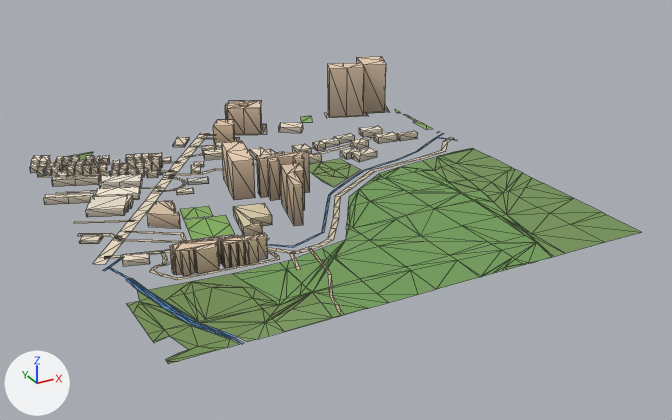
The glTF model public/assets/bengaluru-region-v1/tiles/t32_-12-l0.glb: old version first, new version second.
Both versions are drawn from a camera (50 mm lens) standing at (15818.0, -6600.0, 400.0) and looking at (16270.0, -5778.0, -11.0). Lighting does not change. The marker at lower left points along +X, +Y and +Z. The first picture is the older version. Mesh edges are drawn as thin lines. Vertices at exactly the same position are counted once.

Objects in the first picture: 'building', 'ground', 'water'.
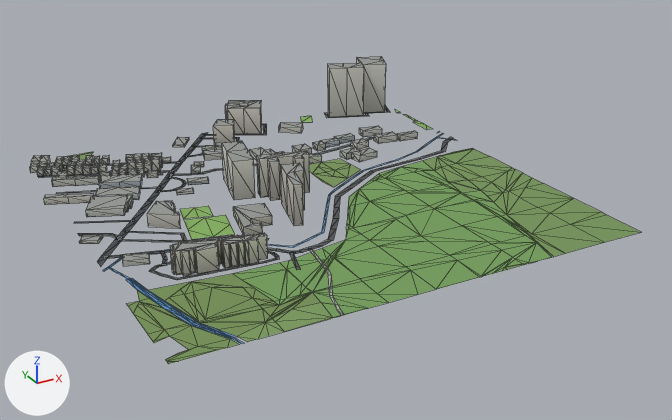
Boxes [x1, y1, x2, y2] around the edits, measured in the pictures (672 x 420 px; the box of a moved part takes in the faces that stretch with it):
part 1 of me_building, recoloured: [30, 56, 418, 276] in both
part 2 of me_ground, rebuilt: before [93, 133, 209, 264]; after [97, 132, 208, 266]
part 3 of me_ground, moved or reshaped: before [258, 105, 389, 135]; after [258, 105, 390, 135]
part 4 of me_ground, recoloured: [56, 107, 454, 310] in both

What the commit changed:
me_building is used by ob_building; location (16000.0, -6000.0, 0.0).
me_building had 992 vertices, 1324 faces and spanned x -11.0..498.0, y 126.0..518.0, z 0.0..69.0.
me_building now has 992 vertices, 1646 faces and spans x -11.0..498.0, y 126.0..518.0, z 0.0..69.0.
me_building part 1: 1324 kept faces spanning x -11.0..498.0, y 126.0..518.0, z 0.0..69.0 get new vertex colours.
Edits to the shape of me_building do not show in these pictures.
me_ground is used by ob_ground; location (16000.0, -6000.0, 0.0).
me_ground had 683 vertices, 743 faces and spanned x -5.0..502.0, y 0.0..503.0, z 1.0.
me_ground now has 688 vertices, 748 faces and spans x 0.0..500.0, y 0.0..500.0, z 1.0.
me_ground part 2: the loose piece of 44 vertices spanning x -5.0..232.0, y 190.0..503.0, z 1.0 is rebuilt with 44 vertices and now spans x 0.0..232.0, y 187.0..500.0, z 1.0.
me_ground part 3: 9 vertices moved from x 292.0..494.0, y 456.0..499.0, z 1.0 to x 293.0..496.0, y 455.0..500.0, z 1.0; 9 vertices removed from x 242.0..502.0, y 410.0..502.0, z 1.0; 10 vertices added at x 242.0..500.0, y 410.0..500.0, z 1.0.
me_ground part 4: 257 kept faces spanning x 0.0..500.0, y 10.0..500.0, z 1.0 get new vertex colours; the middle colour goes from beige #d7c9ae to dark grey #535556.
Other edits to the shape of me_ground do not show in these pictures.
